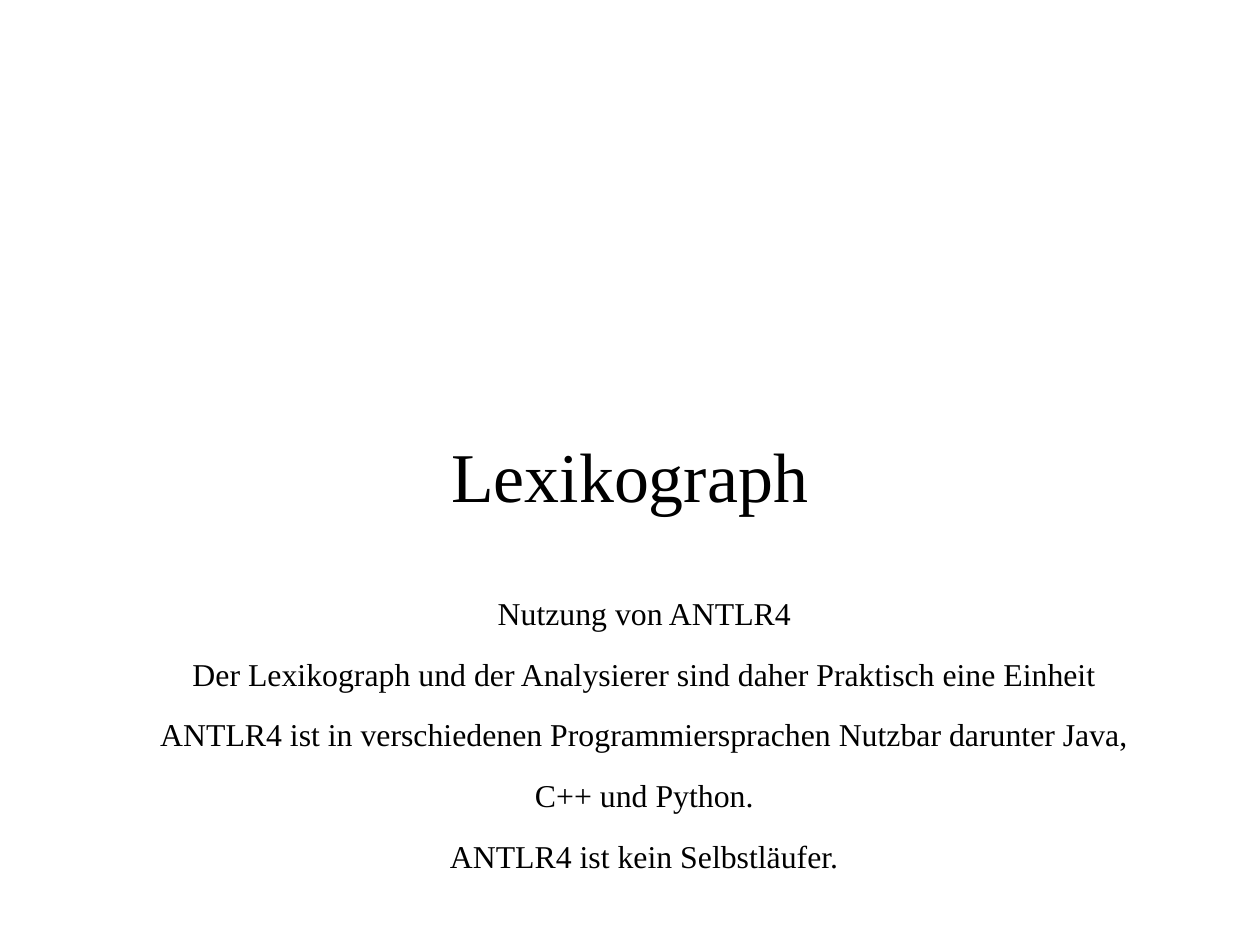
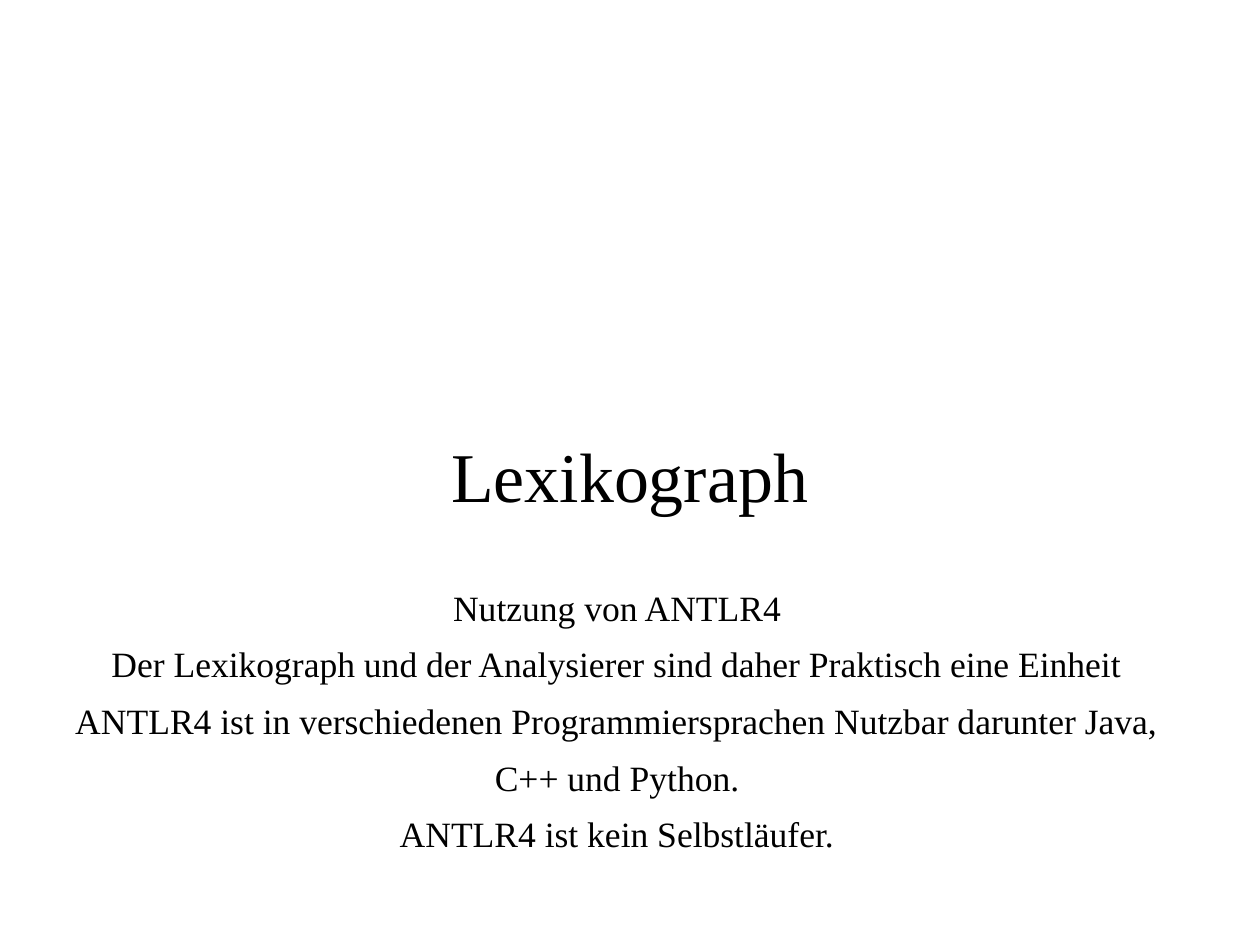
Before and after one commit to MasterInformatikHsBochum/Eine-deutsche-Praesentation, a slide deck: slide 4 of Präsentation.odp. Drawn at 1260x945 pixels with LibreOffice and Linux fonts; fonts in the diff are those of the drawing; background and template pictures are left out. Boxes give left, top, right and bottom in pixels: in the first picture for what was removed or moved away, otherwise in the second. Text is boxed around its words. In the diff, an @@ line names an element or a change of style, - is before the commit and + after.

Commit message:
VM

```diff
--- a/Präsentation.odp
+++ b/Präsentation.odp
@@ text "Nutzung von ANTLR4" at box(75, 597, 1157, 848): size 20 to 22.4 pt; indent changed; line spacing 1 to 0.8 @@
```
Also in this commit, not shown: 2 other slides changed, 2 slides added, 1 slide removed.
